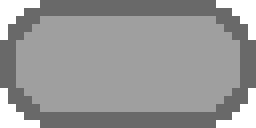
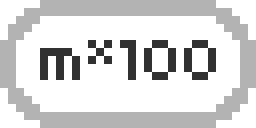
Before/after of a 256 × 128 layered artwork. What changed in the layer stack:
added layer "m*100" above "G*10" over (x1=40, y1=40, x2=216, y2=80)
hid "Ebene 6" over (x1=0, y1=0, x2=256, y2=128)
showed "Ebene 5" over (x1=0, y1=0, x2=256, y2=128)
showed "Ebene 4" over (x1=0, y1=0, x2=256, y2=128)
showed "Ebene 3" over (x1=0, y1=0, x2=256, y2=128)
